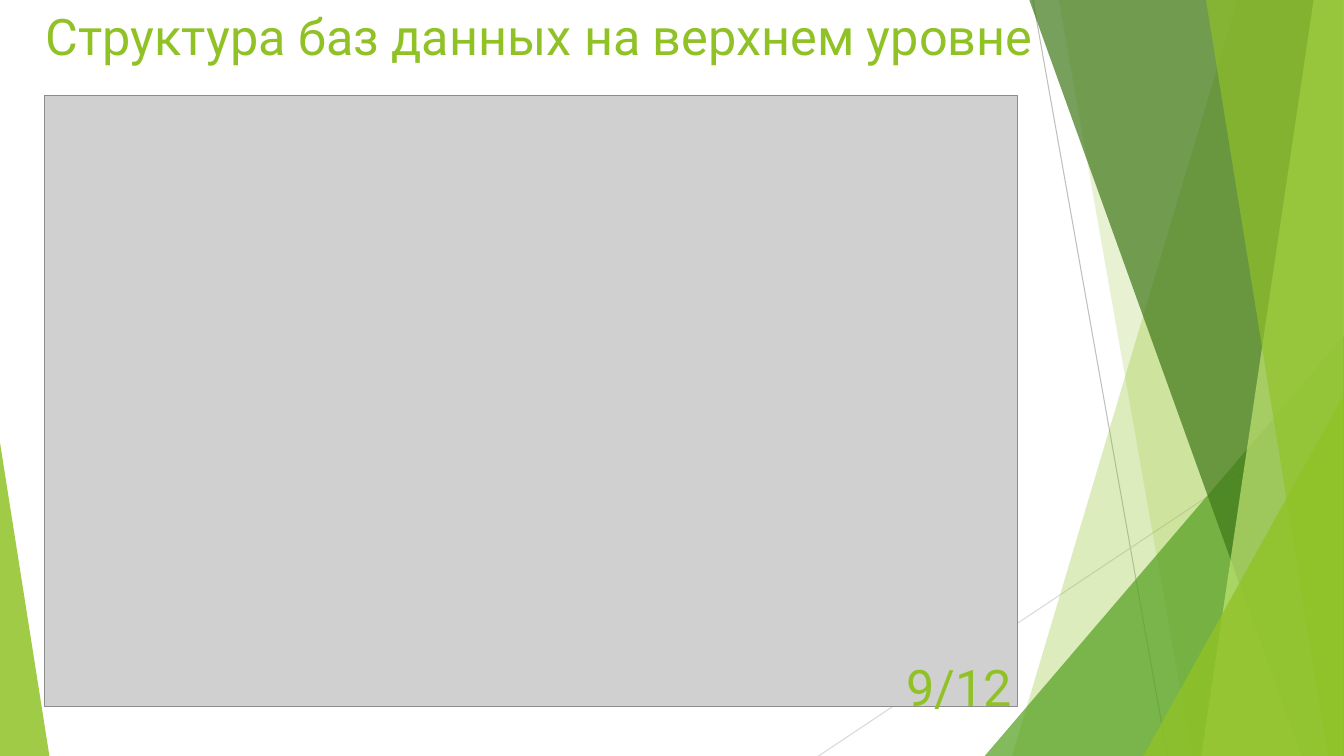
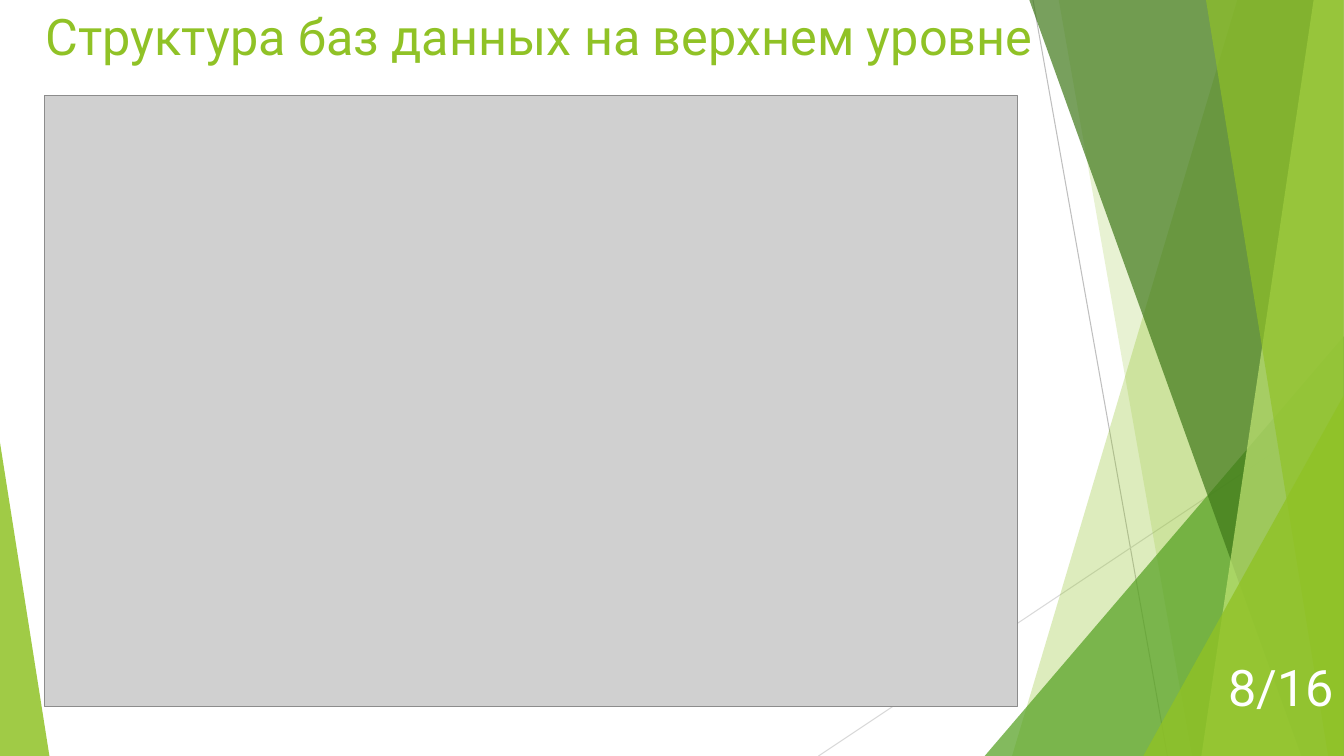
Before and after one commit to enitnel/mysterious-project, a slide deck: slide 8 of Dms coursework presentation.pptx (slide 9 before the commit). Drawn at 1344x756 pixels with LibreOffice and Linux fonts; fonts in the diff are those of the drawing; grey boxes stand for pictures. Boxes give left, top, right and bottom in pixels: in the first picture for what was removed or moved away, otherwise in the second. Text is boxed around its words. In the diff, an @@ line names an element or a change of style, - is before the commit and + after.

```diff
--- a/Dms coursework presentation.pptx
+++ b/Dms coursework presentation.pptx
@@ page number removed at [906,669,1012,717] @@
-9/12
@@ page number added at [1228,669,1334,709], 36 pt, text #FFFFFF @@
+8/16
```
Also in this commit, not shown: 11 other slides changed, 4 slides added, 58 other files.
